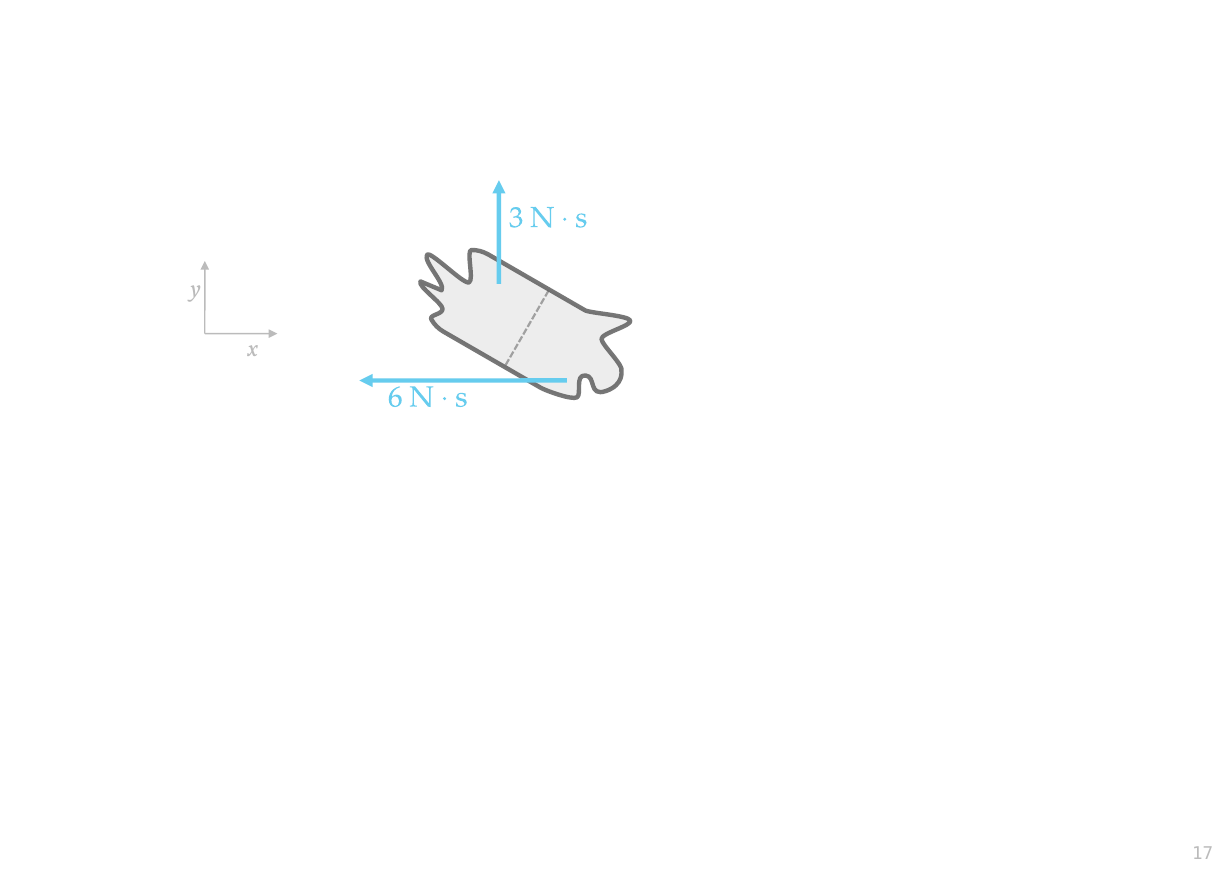
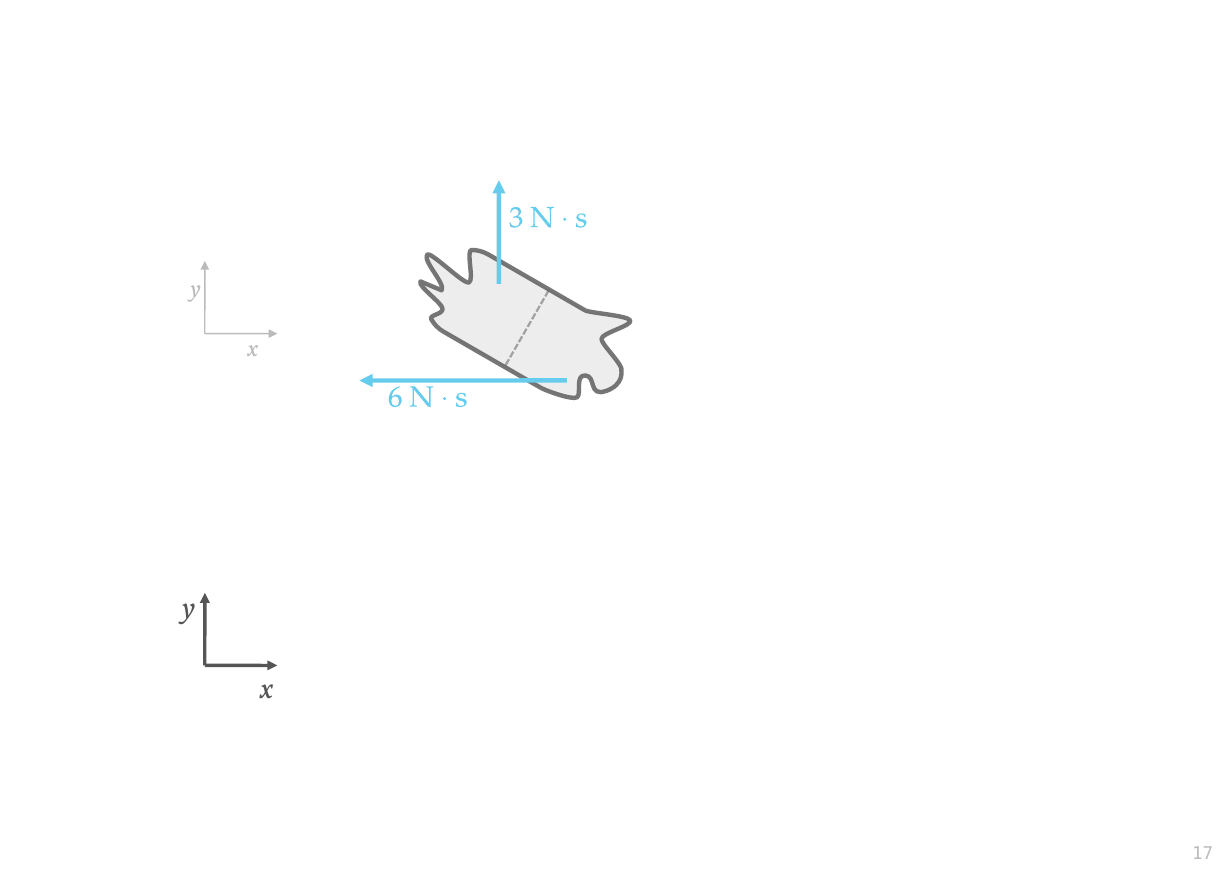
Before and after one commit to pglpm/7wonders, a slide deck: slide 17 of drawings.odp. Drawn at 1232x871 pixels with LibreOffice and Linux fonts; fonts in the diff are those of the drawing. Boxes give left, top, right and bottom in pixels: in the first picture for what was removed or moved away, otherwise in the second. Text is boxed around its words. In the diff, an @@ line names an element or a change of style, - is before the commit and + after.

```diff
--- a/drawings.odp
+++ b/drawings.odp
@@ arrow added from (204, 666) to (204, 593), #555555 2.3 pt @@
@@ text added at <box>182,603,195,624</box>, 20 pt, text #555555, italic @@
+y
@@ arrow added from (204, 666) to (277, 666), #555555 2.3 pt @@
@@ text added at <box>260,684,274,698</box>, 20 pt, text #555555, italic @@
+x
```
Also in this commit, not shown: 2 slides added, 1 slide removed, 22 other files.
